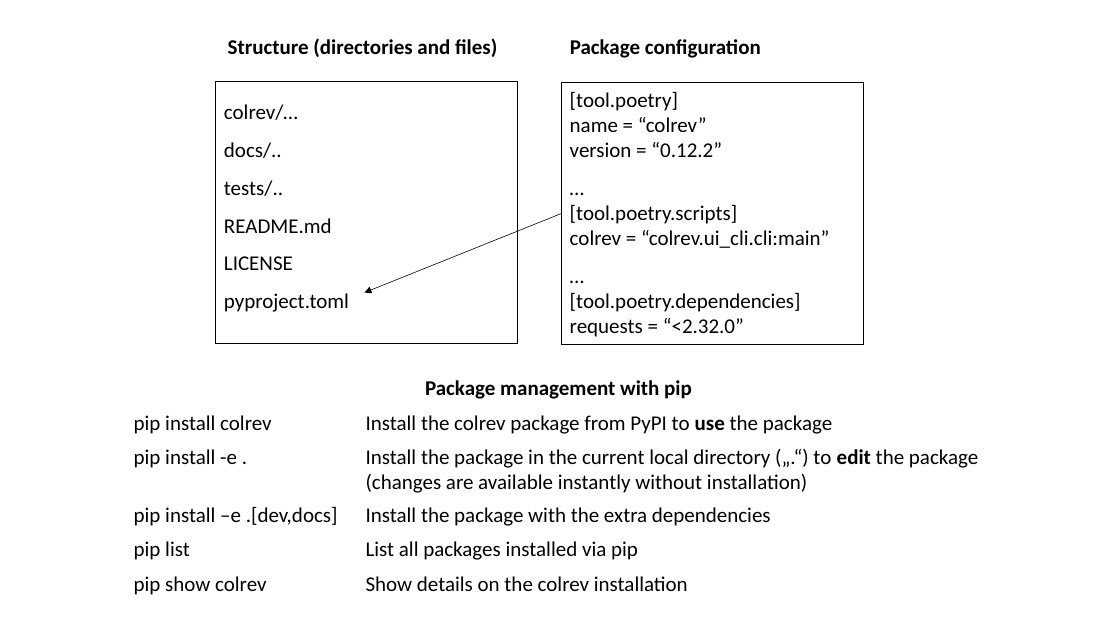
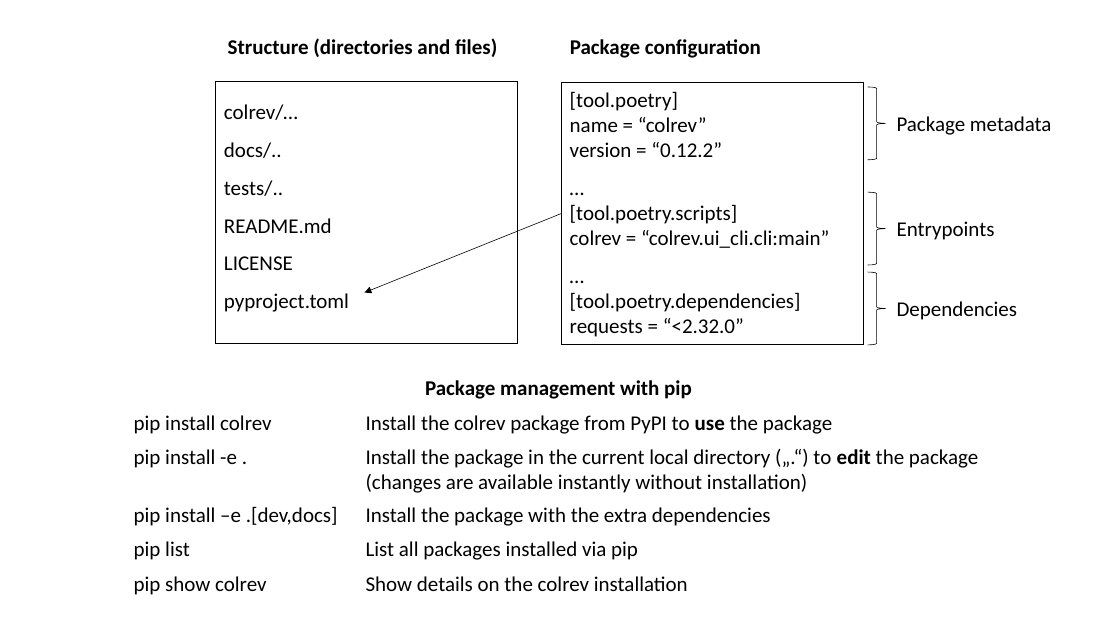
Before and after one commit to digital-work-lab/open-source-project, a slide deck: slide 2 of assets/python-data-script-package.pptx. Drawn at 1120x630 pixels with LibreOffice and Linux fonts; fonts in the diff are those of the drawing. Boxes give left, top, right and bottom in pixels: in the first picture for what was removed or moved away, otherwise in the second. Text is boxed around its words. In the diff, an @@ line names an element or a change of style, - is before the commit and + after.

```diff
--- a/assets/python-data-script-package.pptx
+++ b/assets/python-data-script-package.pptx
@@ right brace added at (868,87,886,160), outline #000000 0.5 pt @@
@@ text added at (897,116,1052,135), 18 pt, text #000000 @@
+Package metadata
@@ right brace added at (868,192,886,266), outline #000000 0.5 pt @@
@@ text added at (897,221,995,240), 18 pt, text #000000 @@
+Entrypoints
@@ right brace added at (868,272,886,345), outline #000000 0.5 pt @@
@@ text added at (897,301,1018,320), 18 pt, text #000000 @@
+Dependencies
```
Also in this commit, not shown: 1 other slide changed, 3 other files.
